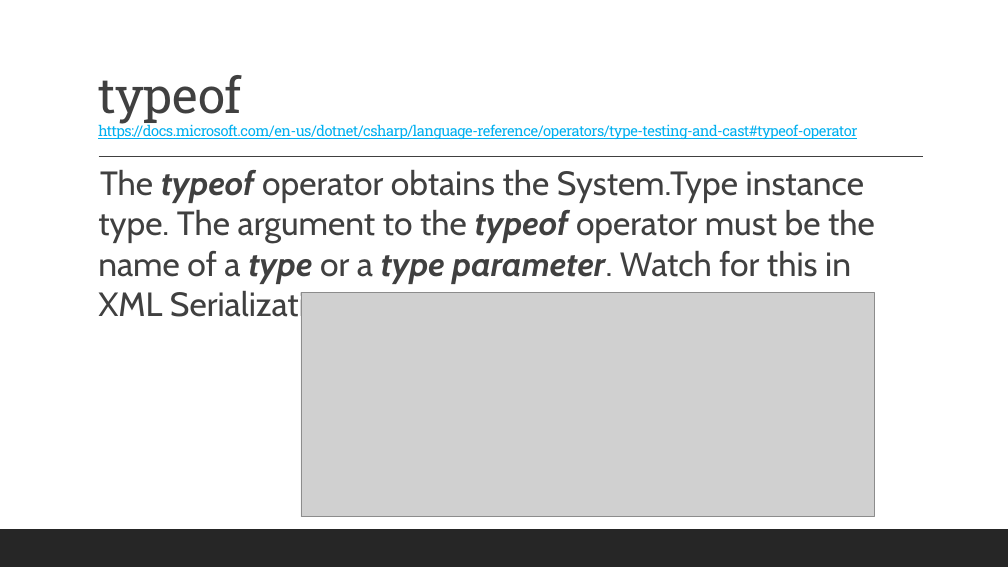
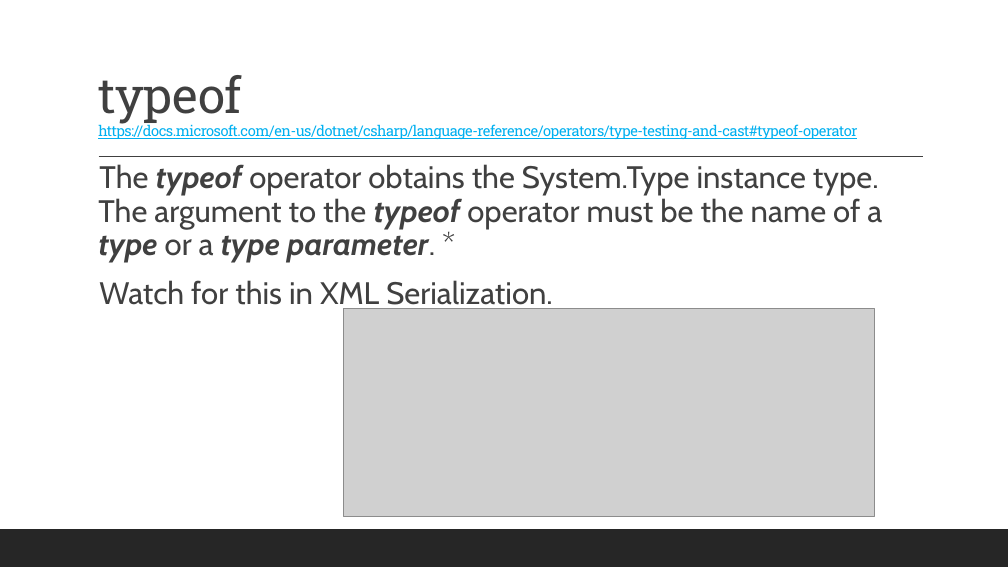
Before and after one commit to 2002-feb24-net/trainer-code, a slide deck: slide 10 of 1-csharp/MarksCodeAndPPTs/DotNetPPTs/D3_.NET_CastingAndTypeConversion.pptx. Drawn at 1008x567 pixels with LibreOffice and Linux fonts; fonts in the diff are those of the drawing; grey boxes stand for pictures. Boxes give left, top, right and bottom in pixels: in the first picture for what was removed or moved away, otherwise in the second. Text is boxed around its words. In the diff, an @@ line names an element or a change of style, - is before the commit and + after.

```diff
--- a/1-csharp/MarksCodeAndPPTs/DotNetPPTs/D3_.NET_CastingAndTypeConversion.pptx
+++ b/1-csharp/MarksCodeAndPPTs/DotNetPPTs/D3_.NET_CastingAndTypeConversion.pptx
@@ text at <box>98,164,882,311</box>: text changed; size 32 to 29.6 pt @@
-  The typeof operator obtains the System.Type instance type. The argument to the typeof operator must be the name of a type or a type parameter. Watch for this in XML Serialization.
+  The typeof operator obtains the System.Type instance type. The argument to the typeof operator must be the name of a type or a type parameter. *
+  Watch for this in XML Serialization.
@@ picture: place and size @@
-picture at <box>301,292,874,516</box>
+picture at <box>344,309,875,516</box>
```
Also in this commit, not shown: 7 other slides changed, 1 other file.
